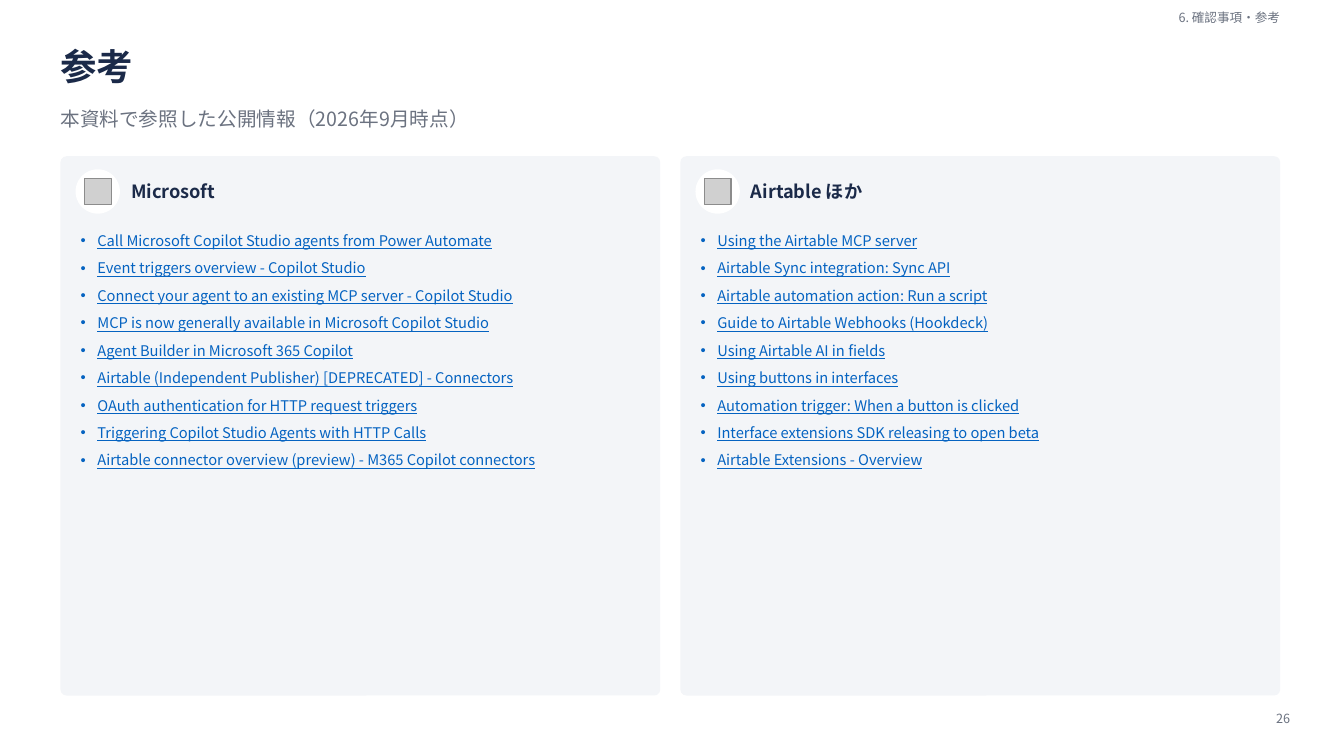
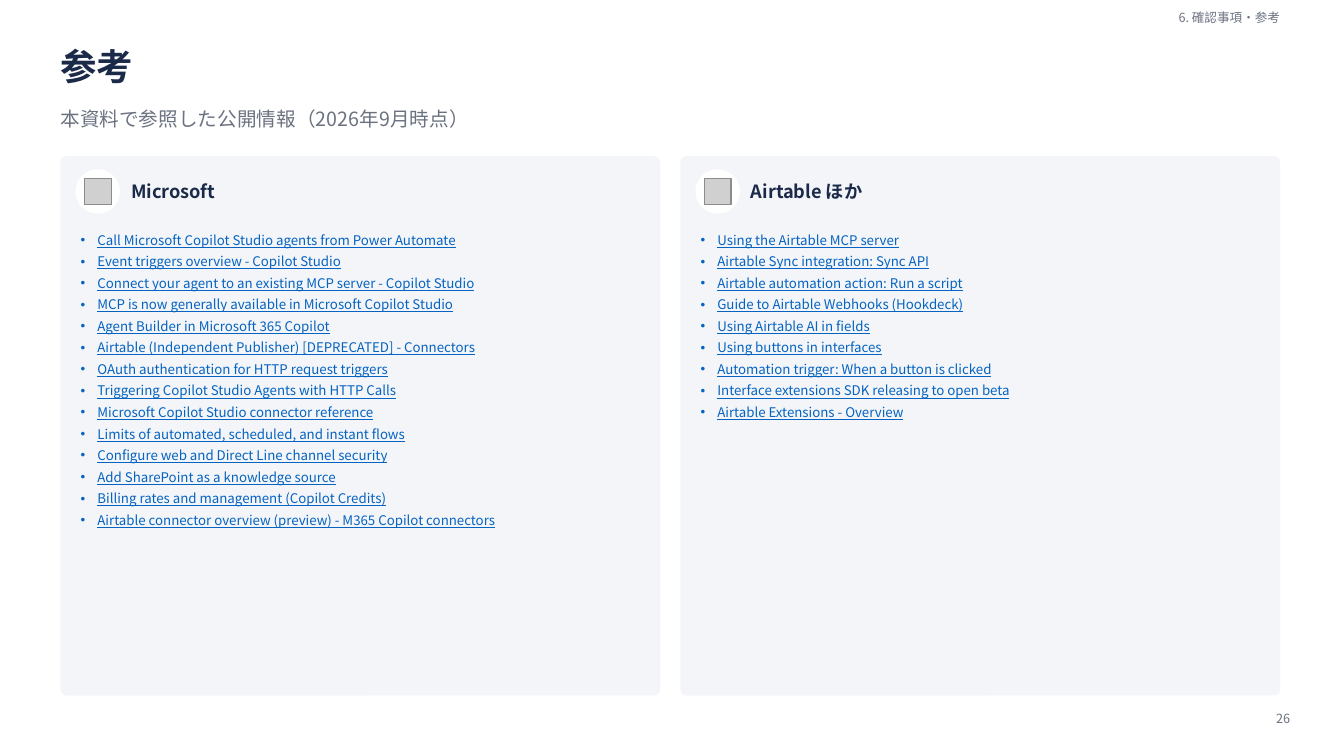
Before and after one commit to audeoinc/share, a slide deck: slide 26 of agent/docs/Airtable×Copilotエージェント連携方式の調査.pptx. Drawn at 1344x756 pixels with LibreOffice and Linux fonts; fonts in the diff are those of the drawing; grey boxes stand for pictures. Boxes give left, top, right and bottom in pixels: in the first picture for what was removed or moved away, otherwise in the second. Text is boxed around its words. In the diff, an @@ line names an element or a change of style, - is before the commit and + after.

Commit message:
Update presentation files: replace existing Airtable Copilot PPTX and add new AI utilization options PPTX

```diff
--- a/agent/docs/Airtable×Copilotエージェント連携方式の調査.pptx
+++ b/agent/docs/Airtable×Copilotエージェント連携方式の調査.pptx
@@ text at [97, 234, 495, 528]: size 10.5 to 9.5 pt in "Call Microsoft Copilot Studio agents from Power ...", "Event triggers overview - Copilot Studio", "Connect your agent to an existing MCP ...", "MCP is now generally available in Microsoft ..." and 5 more places; less space between paragraphs @@
@@ text "Using the Airtable MCP server" at [717, 234, 1010, 420]: size 10.5 to 9.5 pt; less space between paragraphs @@
@@ text at [97, 406, 405, 507]: paragraphs added @@
+• Microsoft Copilot Studio connector reference
+• Limits of automated, scheduled, and instant flows
+• Configure web and Direct Line channel security
+• Add SharePoint as a knowledge source
+• Billing rates and management (Copilot Credits)
```
Also in this commit, not shown: 13 other slides changed, 2 other files.
